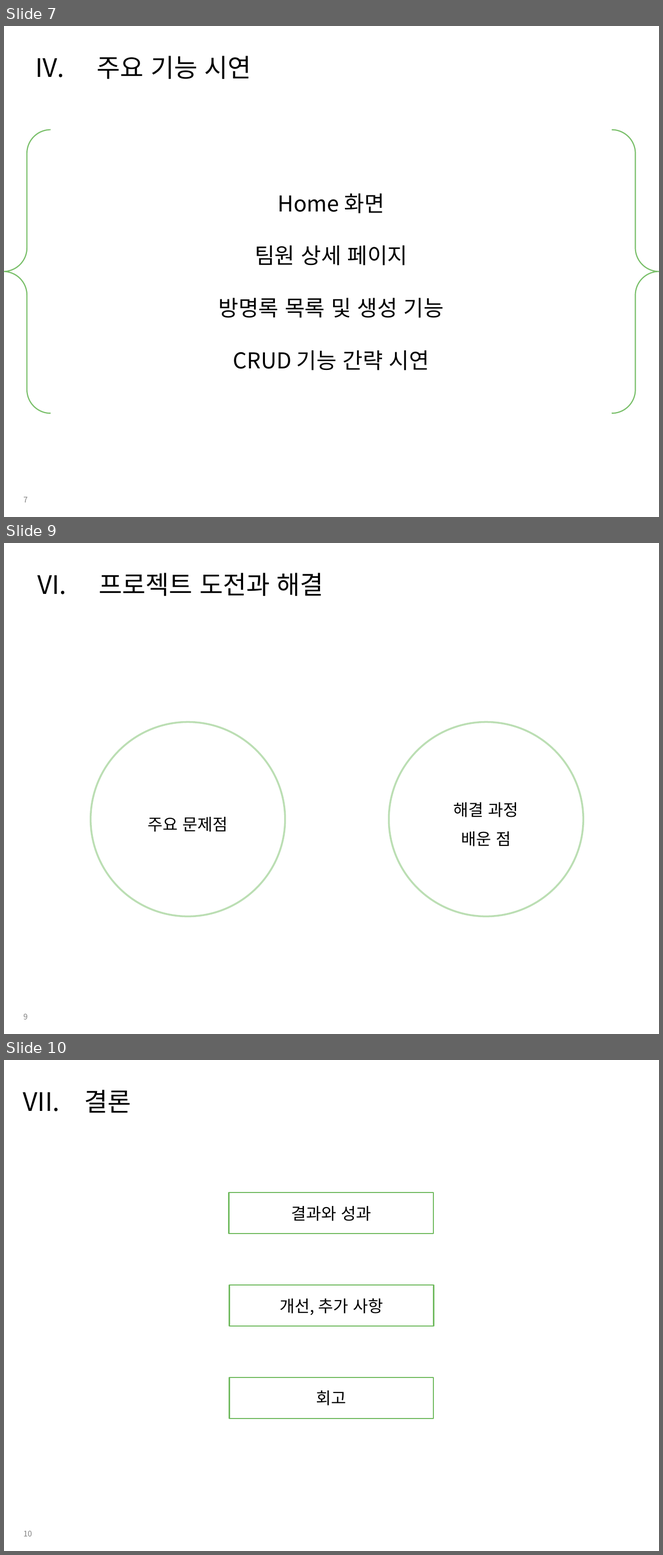
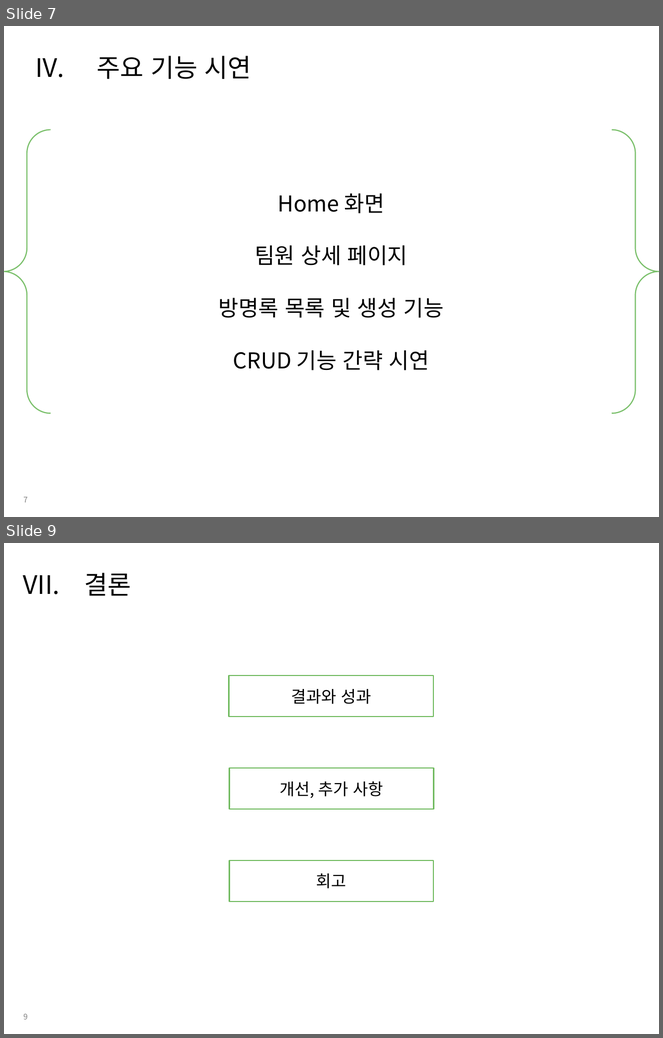
Before and after one commit to sparta-9team/week1, a slide deck: 9조_발표_ppt.pptx. Shown one above the other, each under a label of ours: slides 7, 9 and 10 before the commit, slides 7 and 9 after it; the slides between them are not shown. The pictures are 663x1555 and 663x1038 pixels, drawn with LibreOffice and Linux fonts; fonts in the diff are those of the drawing. Boxes give left, top, right and bottom in pixels: in the first picture for what was removed or moved away, otherwise in the second. Text is boxed around its words. In the diff, an @@ line names an element or a change of style, - is before the commit and + after.

```diff
--- a/9조_발표_ppt.pptx
+++ b/9조_발표_ppt.pptx
@@ slide 9 removed at <box>4,543,659,1034</box>, background #FFFFFF; not listed: 1 template element that a slide beside it also shows @@
@@ title removed at <box>99,573,324,596</box> @@
-VI. 프로젝트 도전과 해결
@@ ellipse removed at <box>90,722,285,916</box> @@
-주요 문제점
@@ ellipse removed at <box>389,722,584,916</box> @@
-해결 과정
-배운 점
@@ what was slide 10 is now slide 9 @@
@@ page number at <box>23,1014,27,1020</box>: text changed @@
-10
+9
```
Also in this commit, not shown: 1 slide changed, 1 slide added, 1 other slide removed.
